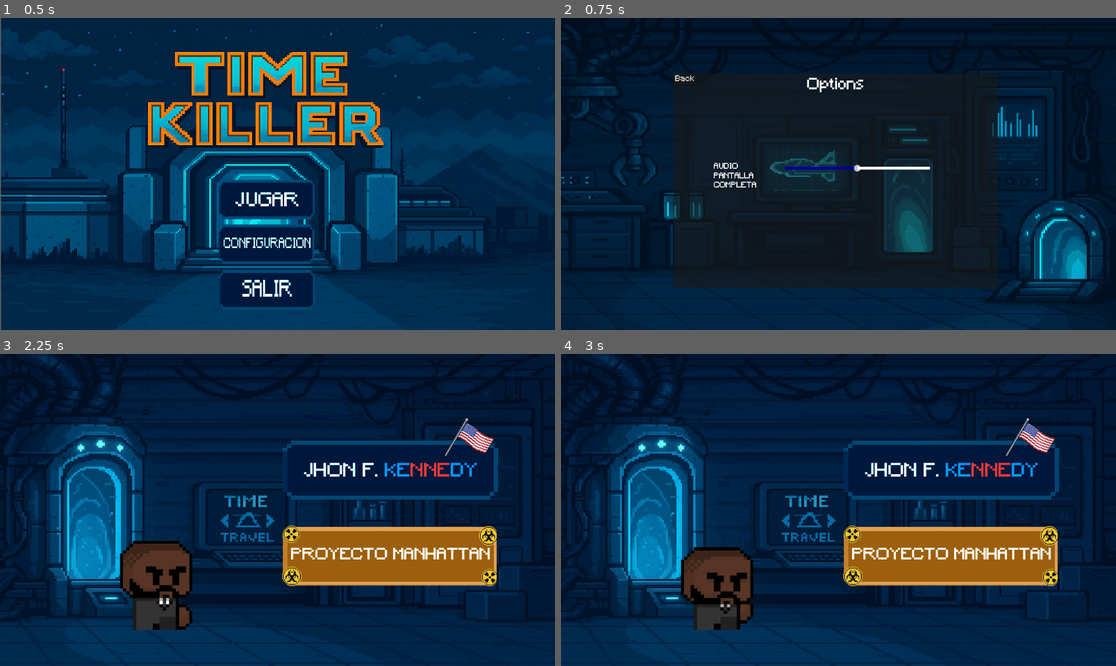
Above: before the commit, frames 1-4 (two rows, left to right).
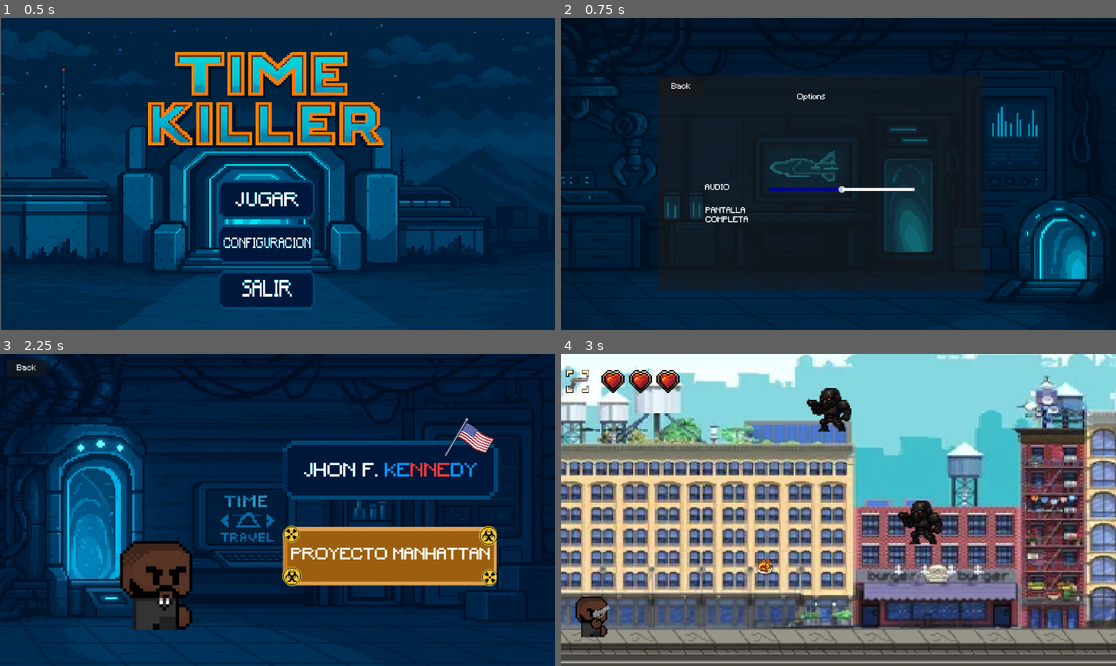
Above: after the commit, the same moments.

Repository: Augusto120204/TimeKiller
Game: Godot game, scene res://Menu/menu.tscn
Same seed, same stepped clock (60 frames per second), same inputs: the game is played once before the commit and once after it.
Inputs (mouse positions are in pixels of both pictures, inside the frame that each line leads up to):
- Up to frame 1 (0.5 s): no input
- Up to frame 2 (0.75 s): click (827, 242) at 0.5 s
- Up to frame 3 (2.25 s): click "Back" at 1.25 s; click (266, 534) at 2 s
- Up to frame 4 (3 s): click (949, 460) at 2.75 s

Frame 1 is identical in both runs. In frame 2, 2.0% of the frame differs, in the area x 17-79%, y 18-88%; in frame 3, less than 0.1%; in frame 4, 100%, in the area x 0-100%, y 0-100%.

Commit message:
ADD: Se agrega sonidos de daño recibido, cambio de sonido de escena y sonidos de disparos

Diff:
--- a/Menu/SeleccionarNivel.tscn
+++ b/Menu/SeleccionarNivel.tscn
@@ -1,6 +1,7 @@
-[gd_scene load_steps=12 format=3 uid="uid://1jnhud00ul1b"]
+[gd_scene load_steps=13 format=3 uid="uid://1jnhud00ul1b"]
 
 [ext_resource type="Texture2D" uid="uid://dqnpdjwixosng" path="res://assets/menuOptions/BaseSecreta.jpg" id="1_3sy43"]
+[ext_resource type="Script" uid="uid://d7aw8jilcoo" path="res://Menu/seleccionar_nivel.gd" id="1_jjf7d"]
 [ext_resource type="Texture2D" uid="uid://btipecen8j423" path="res://assets/menuOptions/Nivel1Button.png" id="2_rkns0"]
 [ext_resource type="Texture2D" uid="uid://b3r0uleysntsf" path="res://assets/menuOptions/Nivel2Button.png" id="3_rkns0"]
 [ext_resource type="Texture2D" uid="uid://bq1ydjytlf4vt" path="res://assets/character/idle/idle1.png" id="4_jjf7d"]
@@ -59,6 +60,7 @@
 anchor_bottom = 1.0
 grow_horizontal = 2
 grow_vertical = 2
+script = ExtResource("1_jjf7d")
 
 [node name="ColorRect" type="ColorRect" parent="."]
 layout_mode = 1
@@ -111,3 +113,24 @@
 &"": SubResource("AnimationLibrary_ik4x6")
 }
 autoplay = "idle"
+
+[node name="Volver" type="Control" parent="."]
+anchors_preset = 0
+offset_right = 40.0
+offset_bottom = 40.0
+
+[node name="Back" type="Button" parent="Volver"]
+layout_mode = 1
+anchors_preset = -1
+anchor_left = 0.036
+anchor_top = 0.235
+anchor_right = 0.036
+anchor_bottom = 0.235
+offset_left = 13.56
+offset_top = 3.6
+offset_right = 94.56
+offset_bottom = 37.6
+text = "Back"
+
+[connection signal="pressed" from="VBoxContainer/Nivel1" to="." method="_on_nivel_1_pressed"]
+[connection signal="pressed" from="Volver/Back" to="." method="_on_back_pressed"]
--- a/Menu/menu.gd
+++ b/Menu/menu.gd
@@ -18,6 +18,6 @@
 var sonidoFondo = preload("res://assets/music/sb_indreams(chosic.com).mp3")
 
 func _ready():
-	BocinaPrincipal.stream = sonidoFondo
-	BocinaPrincipal.play()
-	pass
+	if not BocinaPrincipal.playing:
+		BocinaPrincipal.stream = preload("res://assets/music/sb_indreams(chosic.com).mp3")
+		BocinaPrincipal.play()
--- /dev/null
+++ b/Menu/seleccionar_nivel.gd
@@ -0,0 +1,9 @@
+extends Control
+
+
+func _on_back_pressed() -> void:
+	get_tree().change_scene_to_file("res://Menu/menu.tscn")
+
+
+func _on_nivel_1_pressed() -> void:
+	get_tree().change_scene_to_file("res://niveles/nivel_1.tscn")
--- a/Menu/settings.tscn
+++ b/Menu/settings.tscn
@@ -5,6 +5,8 @@
 
 [sub_resource type="AtlasTexture" id="AtlasTexture_yeaht"]
 atlas = ExtResource("1_fnv2m")
+
+[sub_resource type="Theme" id="Theme_yeaht"]
 
 [sub_resource type="StyleBoxLine" id="StyleBoxLine_yeaht"]
 color = Color(1, 1, 1, 1)
@@ -17,8 +19,6 @@
 [sub_resource type="StyleBoxLine" id="StyleBoxLine_emm1k"]
 color = Color(0, 0, 0.6, 1)
 thickness = 6
-
-[sub_resource type="Theme" id="Theme_yeaht"]
 
 [node name="Settings" type="Control"]
 layout_mode = 3
@@ -55,10 +55,10 @@
 anchor_top = 0.5
 anchor_right = 0.5
 anchor_bottom = 0.5
-offset_left = -343.0
-offset_top = -209.0
-offset_right = 331.0
-offset_bottom = 237.0
+offset_left = -375.0
+offset_top = -204.0
+offset_right = 299.0
+offset_bottom = 242.0
 grow_horizontal = 2
 grow_vertical = 2
 
@@ -66,10 +66,12 @@
 layout_mode = 1
 anchors_preset = 10
 anchor_right = 1.0
-offset_bottom = 51.0
+offset_left = 77.0
+offset_top = 11.0
+offset_right = 77.0
+offset_bottom = 62.0
 grow_horizontal = 2
 theme_override_font_sizes/font_size = 32
-text = "Options"
 horizontal_alignment = 1
 vertical_alignment = 1
 
@@ -80,52 +82,87 @@
 anchor_top = 0.235
 anchor_right = 0.036
 anchor_bottom = 0.235
-offset_left = -24.264
-offset_top = -11.985
-offset_right = -16.264
-offset_bottom = -3.985
+offset_left = -93.264
+offset_top = -16.985
+offset_right = -12.264
+offset_bottom = 17.015
 text = "Back"
 
-[node name="Label2" type="VBoxContainer" parent="Options"]
-layout_mode = 0
-offset_left = 84.0
-offset_top = 186.0
-offset_right = 224.0
-offset_bottom = 292.0
+[node name="Options" type="Label" parent="Options/Label"]
+offset_left = 212.0
+offset_top = 26.0
+offset_right = 274.0
+offset_bottom = 45.0
+text = "Options"
+
+[node name="Pantalla" type="Control" parent="Options"]
+anchors_preset = 0
+offset_right = 40.0
+offset_bottom = 40.0
+
+[node name="Label" type="VBoxContainer" parent="Options/Pantalla"]
+layout_mode = 2
+offset_left = 99.0
+offset_top = 273.0
+offset_right = 188.0
+offset_bottom = 314.0
 size_flags_horizontal = 4
 size_flags_vertical = 8
 
-[node name="ModoPantalla" type="Label" parent="Options/Label2"]
-layout_mode = 2
-text = "AUDIO"
-
-[node name="Fullscreen" type="Label" parent="Options/Label2"]
+[node name="Fullscreen" type="Label" parent="Options/Pantalla/Label"]
 layout_mode = 2
 text = "PANTALLA
 COMPLETA"
 
-[node name="Options" type="VBoxContainer" parent="Options"]
+[node name="CheckPantalla" type="VBoxContainer" parent="Options/Pantalla"]
+layout_mode = 0
+offset_left = 327.0
+offset_top = 268.0
+offset_right = 436.0
+offset_bottom = 348.0
+
+[node name="CheckBox" type="CheckBox" parent="Options/Pantalla/CheckPantalla"]
+layout_mode = 2
+size_flags_horizontal = 4
+size_flags_vertical = 4
+theme = SubResource("Theme_yeaht")
+theme_override_colors/font_hover_pressed_color = Color(0, 1, 0, 1)
+icon_alignment = 1
+
+[node name="Audio" type="Control" parent="Options"]
+anchors_preset = 0
+offset_right = 40.0
+offset_bottom = 40.0
+
+[node name="Options" type="VBoxContainer" parent="Options/Audio"]
 layout_mode = 2
 offset_left = 232.0
-offset_top = 189.0
+offset_top = 228.0
 offset_right = 532.0
-offset_bottom = 233.0
+offset_bottom = 272.0
 size_flags_horizontal = 4
 size_flags_vertical = 8
 
-[node name="HSlider" type="HSlider" parent="Options/Options"]
+[node name="HSlider" type="HSlider" parent="Options/Audio/Options"]
 layout_mode = 2
 theme_override_styles/slider = SubResource("StyleBoxLine_yeaht")
 theme_override_styles/grabber_area = SubResource("StyleBoxLine_omxsy")
 theme_override_styles/grabber_area_highlight = SubResource("StyleBoxLine_emm1k")
 value = 50.0
 
-[node name="CheckBox" type="CheckBox" parent="Options/Options"]
+[node name="Label" type="VBoxContainer" parent="Options/Audio"]
+layout_mode = 0
+offset_left = 98.0
+offset_top = 225.0
+offset_right = 154.0
+offset_bottom = 241.0
+size_flags_horizontal = 4
+size_flags_vertical = 8
+
+[node name="Audio" type="Label" parent="Options/Audio/Label"]
 layout_mode = 2
-size_flags_horizontal = 4
-size_flags_vertical = 4
-theme = SubResource("Theme_yeaht")
+text = "AUDIO"
 
 [connection signal="pressed" from="Options/Label/Back" to="." method="_on_back_pressed"]
-[connection signal="value_changed" from="Options/Options/HSlider" to="." method="_on_h_slider_value_changed"]
-[connection signal="toggled" from="Options/Options/CheckBox" to="." method="_on_check_box_toggled"]
+[connection signal="toggled" from="Options/Pantalla/CheckPantalla/CheckBox" to="." method="_on_check_box_toggled"]
+[connection signal="value_changed" from="Options/Audio/Options/HSlider" to="." method="_on_h_slider_value_changed"]
--- /dev/null
+++ b/niveles/nivel_1.gd
@@ -0,0 +1,8 @@
+extends Node2D
+
+
+var sonidoFondo = preload("res://assets/music/callejon.mp3")
+
+func _ready() -> void:
+	BocinaPrincipal.stream = sonidoFondo
+	BocinaPrincipal.play()
--- a/niveles/nivel_1.tscn
+++ b/niveles/nivel_1.tscn
@@ -1,12 +1,15 @@
-[gd_scene load_steps=11 format=3 uid="uid://c4xij4vvk8vtj"]
+[gd_scene load_steps=14 format=3 uid="uid://c4xij4vvk8vtj"]
 
 [ext_resource type="PackedScene" uid="uid://dq7a63trd57k8" path="res://personaje/personaje.tscn" id="1_eu3iu"]
+[ext_resource type="Script" uid="uid://bevrq6u871fdb" path="res://niveles/nivel_1.gd" id="1_vdios"]
 [ext_resource type="Script" uid="uid://b0k5qpodnsejk" path="res://niveles/camera.gd" id="2_i43ji"]
 [ext_resource type="PackedScene" uid="uid://gsncamps7vot" path="res://plataforma/suelo.tscn" id="4_1oike"]
+[ext_resource type="AudioStream" uid="uid://74vr5jd42nnb" path="res://assets/soundEffects/hit.mp3" id="5_c6ufc"]
 [ext_resource type="Texture2D" uid="uid://cax6rd6xj5qdn" path="res://assets/nivel1/background/background.png" id="5_i43ji"]
 [ext_resource type="PackedScene" uid="uid://b16tdo8xmrdn0" path="res://item/hp_up.tscn" id="6_1oike"]
 [ext_resource type="PackedScene" uid="uid://dqvw3nmrc4iup" path="res://item/puerta.tscn" id="6_adjju"]
 [ext_resource type="PackedScene" uid="uid://cn4sr0kyflrum" path="res://ui/hud.tscn" id="7_1oike"]
+[ext_resource type="AudioStream" uid="uid://hq0ij3an0tsq" path="res://assets/soundEffects/gun-sound.mp3" id="7_j8syj"]
 [ext_resource type="PackedScene" uid="uid://b6t5yegsg8qqh" path="res://controller/game_controller.tscn" id="8_yi6tr"]
 [ext_resource type="PackedScene" uid="uid://ce5wyoh03axt7" path="res://assets/enemigos/enemy_shoot.tscn" id="9_uxua8"]
 
@@ -14,6 +17,7 @@
 size = Vector2(106, 9)
 
 [node name="Nivel1_1" type="Node2D"]
+script = ExtResource("1_vdios")
 
 [node name="Backgrounds" type="Node2D" parent="."]
 
@@ -92,6 +96,15 @@
 [node name="Personaje" parent="." instance=ExtResource("1_eu3iu")]
 position = Vector2(23, 289)
 
+[node name="HitSound" type="AudioStreamPlayer2D" parent="Personaje"]
+stream = ExtResource("5_c6ufc")
+pitch_scale = 1.76
+attenuation = 0.554785
+
+[node name="GunSound" type="AudioStreamPlayer2D" parent="Personaje"]
+stream = ExtResource("7_j8syj")
+pitch_scale = 1.95
+
 [node name="Puerta" parent="." instance=ExtResource("6_adjju")]
 position = Vector2(1135, 292)
 
--- a/personaje/personaje.gd
+++ b/personaje/personaje.gd
@@ -5,6 +5,8 @@
 signal player_hp_up
 
 @onready var animation_player: AnimationPlayer = $AnimationPlayer
+@onready var hit_sound: AudioStreamPlayer2D = $HitSound
+@onready var gun_sound: AudioStreamPlayer2D = $GunSound
 @export var gravity = 950
 @export var jump_speed = 300
 @export var speed = 150
@@ -68,10 +70,13 @@
 	if $ArmNode/Pistol/AnimationPlayer:
 		$ArmNode/Pistol/AnimationPlayer.play("shoot")
 
+
 func hp_up():
 	print("+ 1 vida")
 	player_hp_up.emit()
 
+
 func hp_down():
 	print("- 1 vida")
+	hit_sound.play(0.25)
 	player_hit.emit()
--- a/weapon/pistol.gd
+++ b/weapon/pistol.gd
@@ -2,6 +2,8 @@
 extends Sprite2D
 
 const ESCENA_BULLET = preload("res://weapon/player_bullet.tscn")
+
+@onready var gun_sound: AudioStreamPlayer2D = $GunSound
 
 func shoot():
 	var instancia_bullet = ESCENA_BULLET.instantiate()
@@ -20,3 +22,4 @@
 		$".".global_position.y + 500
 	)
 	get_tree().current_scene.add_child(instancia_bullet)
+	gun_sound.play(0.2)
--- a/weapon/pistol.tscn
+++ b/weapon/pistol.tscn
@@ -1,7 +1,8 @@
-[gd_scene load_steps=6 format=3 uid="uid://dbht5yxusyuw4"]
+[gd_scene load_steps=7 format=3 uid="uid://dbht5yxusyuw4"]
 
 [ext_resource type="Texture2D" uid="uid://3i5dxqg3t8d5" path="res://assets/items/guns/Pistol.png" id="1_mctam"]
 [ext_resource type="Script" uid="uid://b8p5psqldb4jt" path="res://weapon/pistol.gd" id="2_57aec"]
+[ext_resource type="AudioStream" uid="uid://hq0ij3an0tsq" path="res://assets/soundEffects/gun-sound.mp3" id="3_45g0q"]
 
 [sub_resource type="Animation" id="Animation_57aec"]
 length = 0.001
@@ -64,3 +65,8 @@
 libraries = {
 &"": SubResource("AnimationLibrary_45g0q")
 }
+
+[node name="GunSound" type="AudioStreamPlayer2D" parent="."]
+stream = ExtResource("3_45g0q")
+volume_db = -8.914
+pitch_scale = 1.35
Not shown, added: Menu/seleccionar_nivel.gd.uid
Not shown, added: assets/music/callejon.mp3.import
Not shown, added: assets/soundEffects/gun-sound.mp3.import
Not shown, added: assets/soundEffects/hit.mp3.import
Not shown, added: niveles/nivel_1.gd.uid
Not shown, added: assets/music/callejon.mp3
Not shown, added: assets/soundEffects/gun-sound.mp3
Not shown, added: assets/soundEffects/hit.mp3
